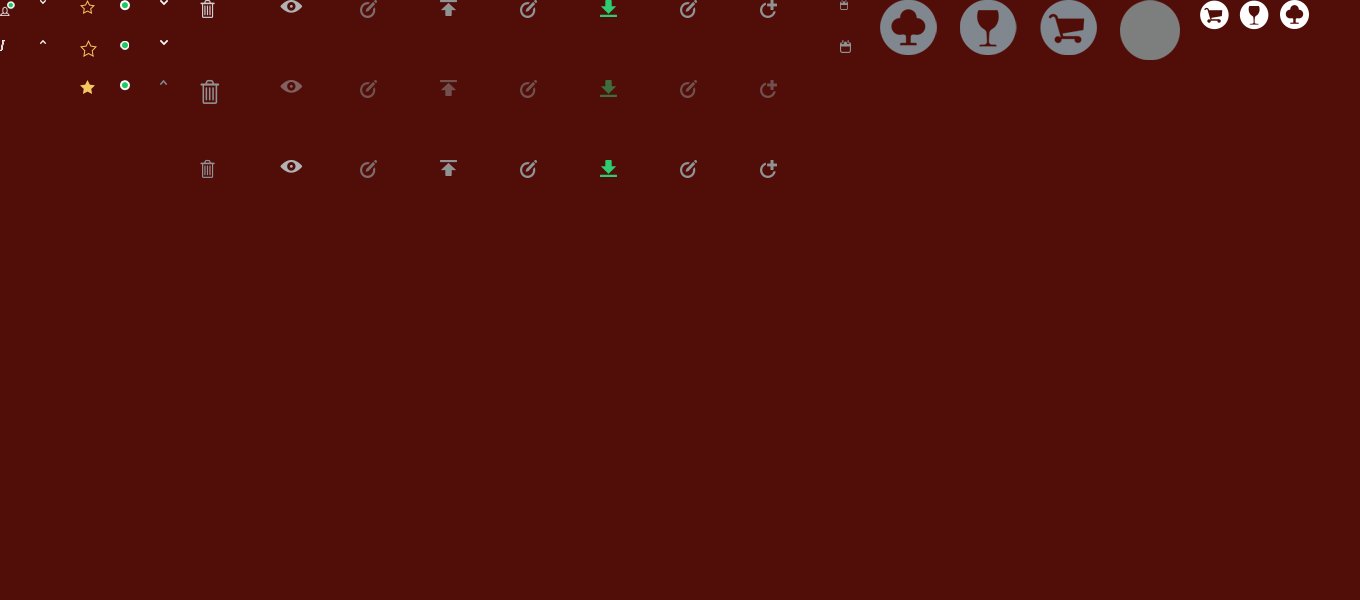
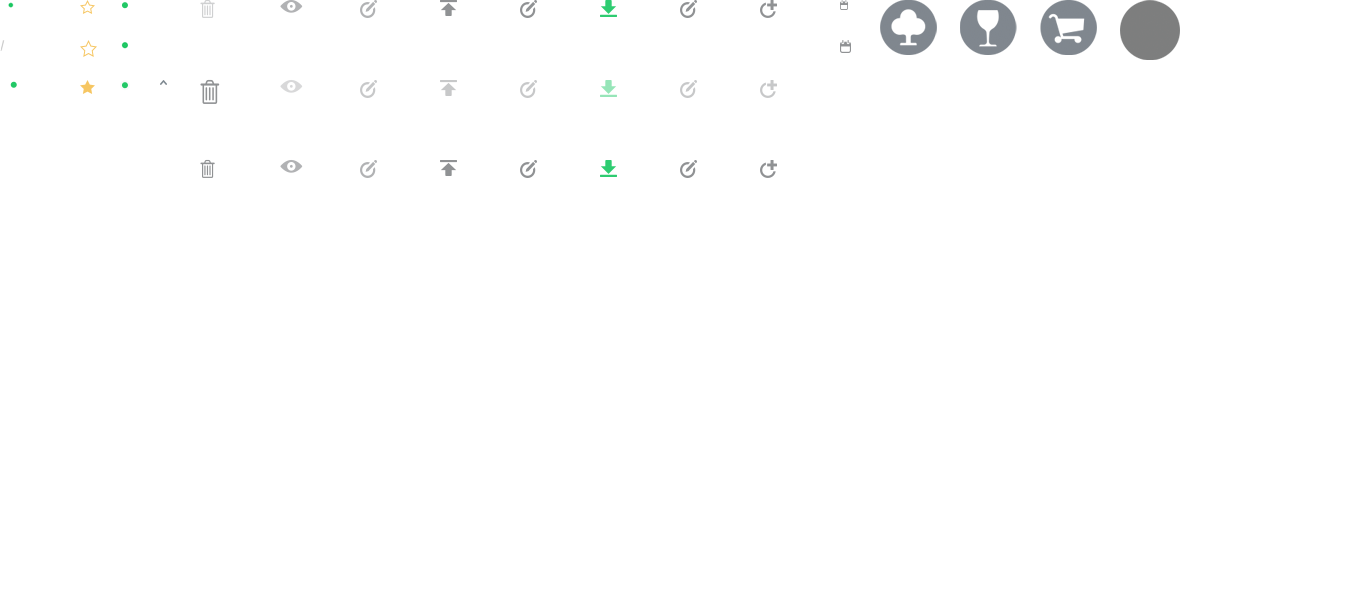
Before/after of a 1360 x 600 layered artwork. What changed in the layer stack:
added layer "Ellipse 3 copy 7" (3rd of 3) above "User icon" over [10,81,17,88]
added layer "User icon" above "Shape 31 copy" over [0,87,12,99]
hid "Layer 3" over [0,0,1360,600]
